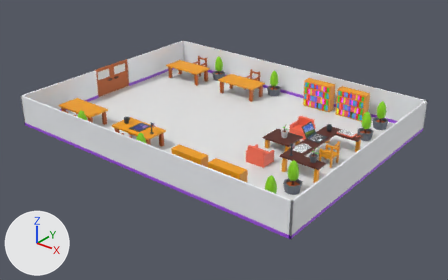
Two versions of the FBX model Assets/Models/01_Environment/2_HeadTeacher.fbx, one commit apart.
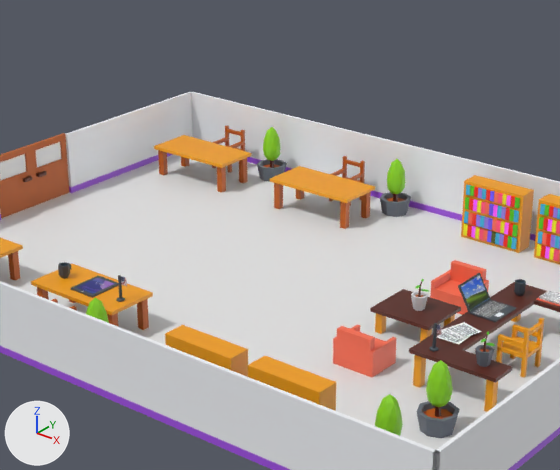
There are two pictures of each version: one whole from a 50 mm lens placed at (52.3, -55.1, 16.3), pointed at (30.5, -28.0, -0.5), one close up on the part from 22% to 77% of the width and 0% to 75% of the height. Arrows for +X, +Y and +Z are at lower left; the lights stay in place. Where no turn or scale is listed for an object, it has been applied to the vertices.

In view in the first close-up: '0_Chair&Table.014', '0_Chair&Table.027', '0_Chair&Table.028', '0_Chair&Table.029', '0_Couch.001', '0_InnerGround.002', '0_PlantOffice.002', '0_Shelf', '0_Shelf.001', '0_Shelf.003', '1_HeadTeacher', '2_Door1Class.006'.
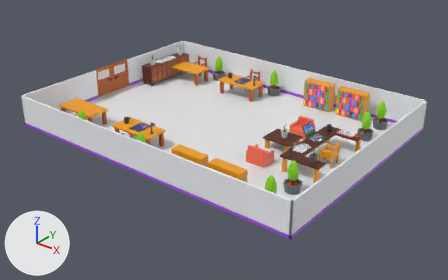
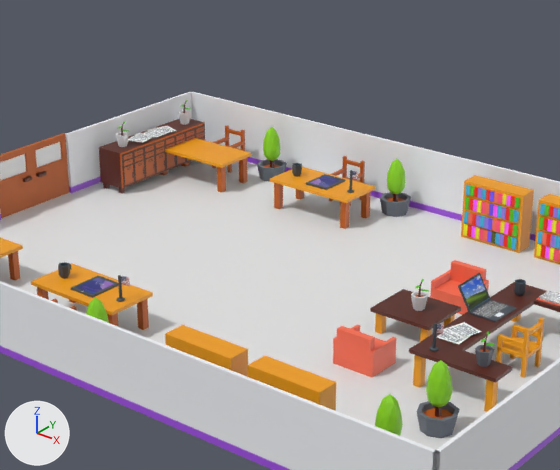
The change, as a diff of the scene's bpy script:
```diff
--- a/Assets/Models/01_Environment/2_HeadTeacher.fbx.py
+++ b/Assets/Models/01_Environment/2_HeadTeacher.fbx.py
@@ me_cube_064 @@
+me_cube_064.from_pydata(...)  # 300 vertices, 98 faces; spans x -0.5..0.55, y -2.05..2.05, z 0.0..1.4
+me_cube_064.materials.append(mat_0_base)  # picture img_0_palette_png
@@ ob_plane_068 @@
+ob_plane_068 = bpy.data.objects.new('Plane.068', me_plane_027)
+ob_plane_068.parent = ob_cube_080
+ob_plane_068.location = (0.0, 0.4, 1.4)
+ob_plane_068.rotation_euler = (0.0, 0.0, 2.85)  # degrees (0, 0, 163)
@@ ob_cube_080 @@
+ob_cube_080 = bpy.data.objects.new('Cube.080', me_cube_064)
+ob_cube_080.location = (21.0, -23.0, 0.0)
@@ ob_circle_011 @@
+ob_circle_011 = bpy.data.objects.new('Circle.011', me_circle_011)
+ob_circle_011.parent = ob_cube_080
+ob_circle_011.location = (0.0, -1.45, 1.4)
@@ ob_plane_069 @@
+ob_plane_069 = bpy.data.objects.new('Plane.069', me_plane_027)
+ob_plane_069.parent = ob_cube_080
+ob_plane_069.location = (0.0, -0.6, 1.4)
+ob_plane_069.rotation_euler = (0.0, 0.0, -2.906)  # degrees (0, 0, -167)
@@ ob_plane_067 @@
+ob_plane_067 = bpy.data.objects.new('Plane.067', me_plane_027)
+ob_plane_067.parent = ob_cube_080
+ob_plane_067.location = (0.0, 0.2, 1.375)
+ob_plane_067.rotation_euler = (0.0, 0.0, 0.0317)  # degrees (0, 0, 1.8)
@@ ob_circle_013 @@
+ob_circle_013 = bpy.data.objects.new('Circle.013', me_circle_011)
+ob_circle_013.parent = ob_cube_080
+ob_circle_013.location = (0.0, 1.55, 1.4)
@@ ob_plane_066 @@
+ob_plane_066 = bpy.data.objects.new('Plane.066', me_plane_038)
+ob_plane_066.parent = ob_0_chair_table_027
+ob_plane_066.location = (0.1, 0.05, 1.0)
+ob_plane_066.rotation_euler = (0.0, 0.0, 3.142)  # degrees (0, 0, 180)
@@ ob_circle_001 @@
+ob_circle_001 = bpy.data.objects.new('Circle.001', me_circle_002)
+ob_circle_001.parent = ob_0_chair_table_027
+ob_circle_001.location = (1.2, -0.1, 1.0)
@@ ob_circle_012 @@
+ob_circle_012 = bpy.data.objects.new('Circle.012', me_circle_009)
+ob_circle_012.parent = ob_0_chair_table_027
+ob_circle_012.location = (-1.0, 0.0, 1.0)
```

What differs and where, as boxes (x1, y1, x2, y2) in the close-ups (560 x 470 px):
'Cube.080', added (brown): after (99, 119, 205, 193)
'Plane.066', added: after (306, 174, 345, 190)
'Circle.011', added: after (116, 122, 129, 147)
'Circle.013', added: after (178, 100, 192, 125)
'Plane.069', added: after (128, 133, 155, 143)
'Plane.068', added: after (148, 126, 177, 135)
'Circle.012', added: after (292, 163, 302, 177)
'Circle.001', added: after (347, 170, 358, 193)
'Plane.067', added: after (143, 131, 169, 137)
